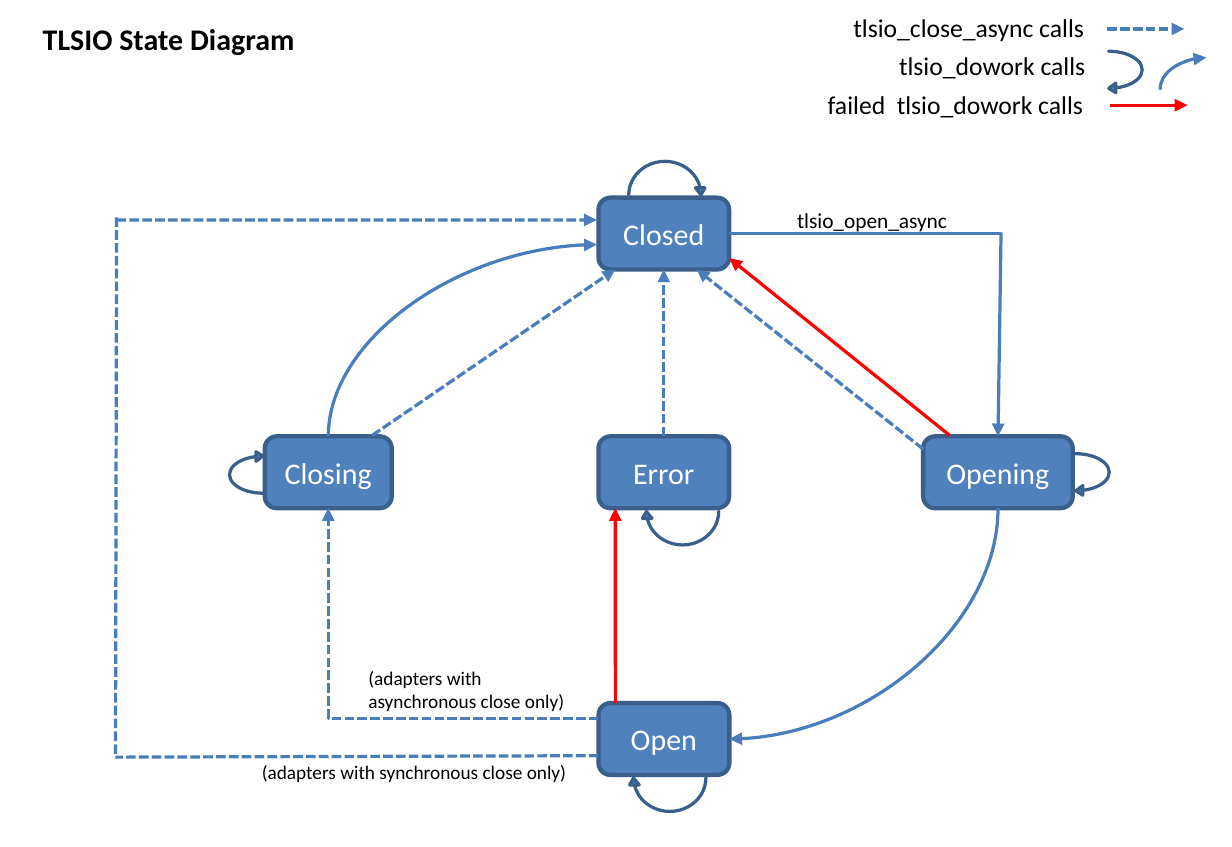
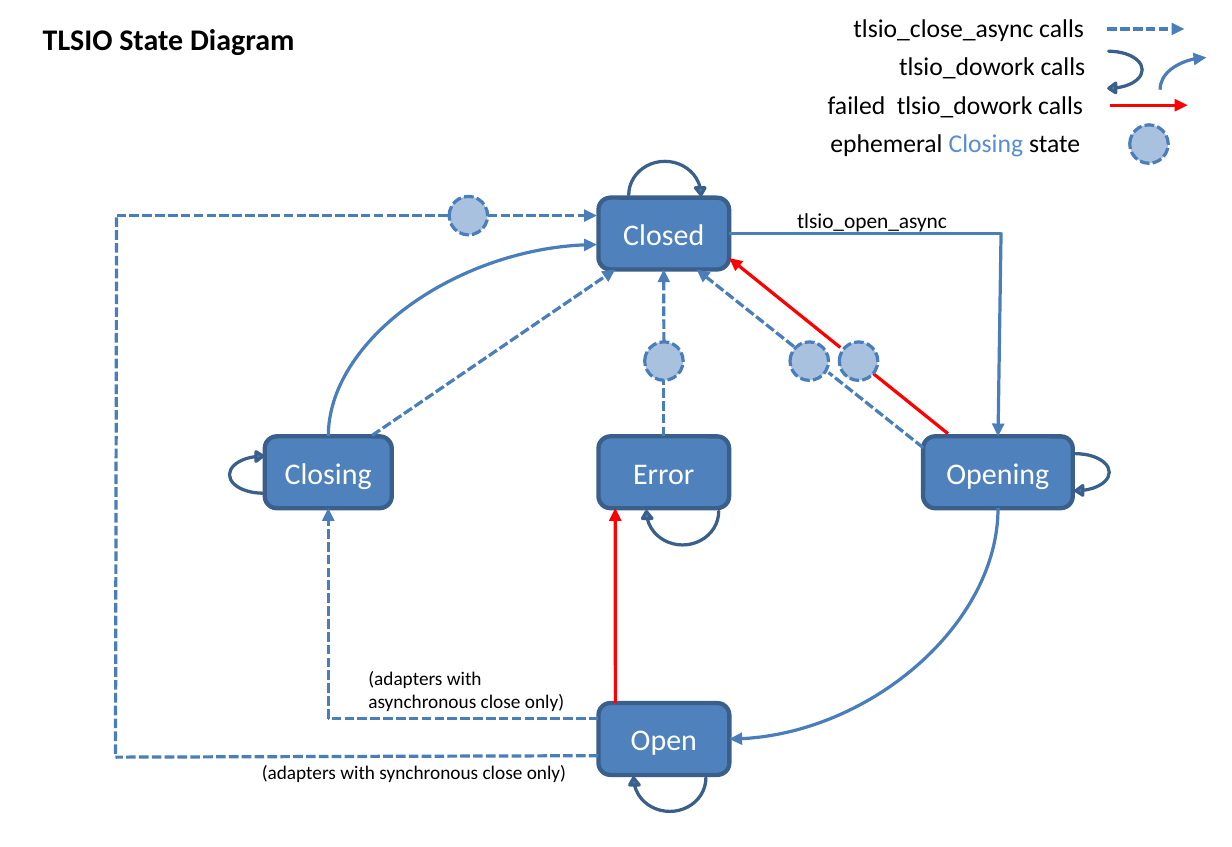
Before and after one commit to enjoygeek/azure-c-shared-utility, a slide deck: slide 1 of devdoc/img_src/tlsio_state_diagram.pptx. Drawn at 1232x847 pixels with LibreOffice and Linux fonts; fonts in the diff are those of the drawing. Boxes give left, top, right and bottom in pixels: in the first picture for what was removed or moved away, otherwise in the second. Text is boxed around its words. In the diff, an @@ line names an element or a change of style, - is before the commit and + after.

Commit message:
All the doc stuff ACR about state machine

```diff
--- a/devdoc/img_src/tlsio_state_diagram.pptx
+++ b/devdoc/img_src/tlsio_state_diagram.pptx
@@ text added at (x1=830, y1=134, x2=1080, y2=157), 12 pt, text #000000 @@
+ephemeral Closing state
@@ ellipse added at (x1=1130, y1=125, x2=1169, y2=163), fill #4F81BD at 49% opacity, outline #4A7EBB 1.5 pt dashed @@
@@ ellipse added at (x1=450, y1=196, x2=488, y2=234), fill #4F81BD at 49% opacity, outline #4A7EBB 1.5 pt dashed @@
@@ line added from (117, 216) to (450, 216), #4B7EBC 1.5 pt dashed @@
@@ arrow moved from (117, 220) - (598, 220) to (488, 216) - (598, 216) @@
@@ arrow moved from (950, 436) - (730, 259) to (841, 348) - (730, 259) @@
@@ arrow moved from (664, 436) - (664, 270) to (664, 342) - (664, 270) @@
@@ arrow moved from (922, 450) - (696, 270) to (793, 346) - (696, 270) @@
@@ ellipse added at (x1=645, y1=342, x2=684, y2=380), fill #4F81BD at 49% opacity, outline #4A7EBB 1.5 pt dashed @@
@@ ellipse added at (x1=790, y1=342, x2=829, y2=380), fill #4F81BD at 49% opacity, outline #4A7EBB 1.5 pt dashed @@
@@ ellipse added at (x1=839, y1=342, x2=878, y2=380), fill #4F81BD at 49% opacity, outline #4A7EBB 1.5 pt dashed @@
@@ line added from (664, 436) to (664, 380), #4B7EBC 1.5 pt dashed @@
@@ line added from (922, 448) to (829, 373), #4B7EBC 1.5 pt dashed @@
@@ line added from (949, 434) to (873, 374), #FF0000 1.5 pt @@
```
Also in this commit, not shown: 2 other files.
